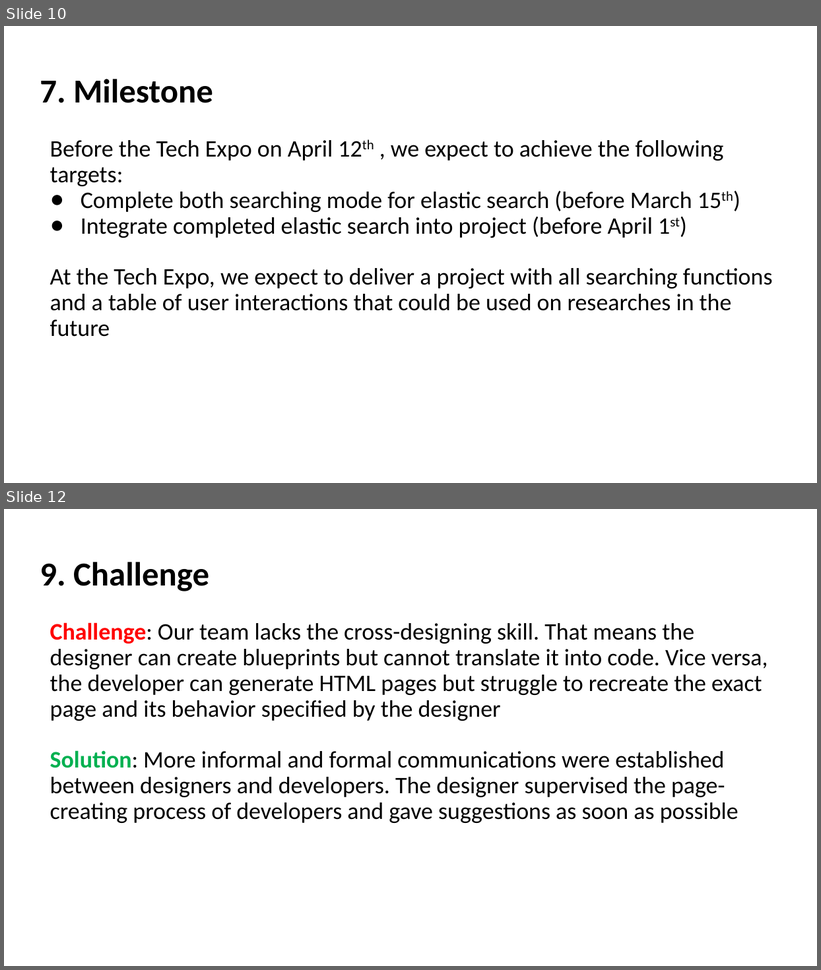
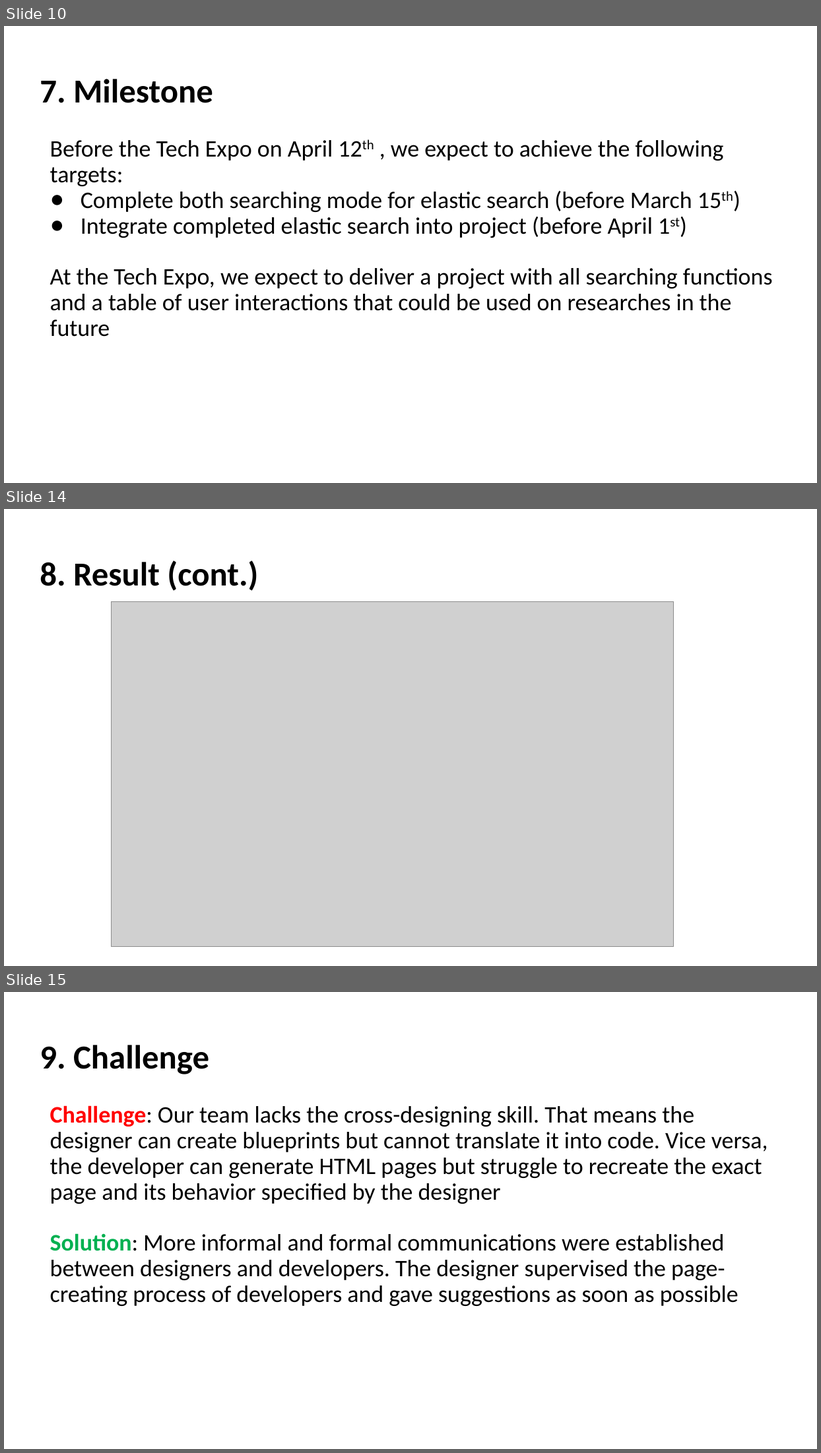
Before and after one commit to vuhguc/SeniorDesign, a slide deck: Presentation_Slidedeck.pptx. Shown one above the other, each under a label of ours: slides 10 and 12 before the commit, slides 10, 14 and 15 after it; the slides between them are not shown. The pictures are 821x970 and 821x1453 pixels, drawn with LibreOffice and Linux fonts; fonts in the diff are those of the drawing; grey boxes stand for pictures. Boxes give left, top, right and bottom in pixels: in the first picture for what was removed or moved away, otherwise in the second. Text is boxed around its words. In the diff, an @@ line names an element or a change of style, - is before the commit and + after.

```diff
--- a/Presentation_Slidedeck.pptx
+++ b/Presentation_Slidedeck.pptx
@@ slide 14 added at box(4, 509, 817, 966), background #FFFFFF @@
@@ title added at box(40, 560, 258, 591), 39.6 pt, text #000000, bold @@
+8. Result (cont.)
@@ picture added at box(112, 601, 675, 947) @@
@@ what was slide 12 is now slide 15 @@
```
Also in this commit, not shown: 1 slide changed, 2 other slides added, 9 other files.
